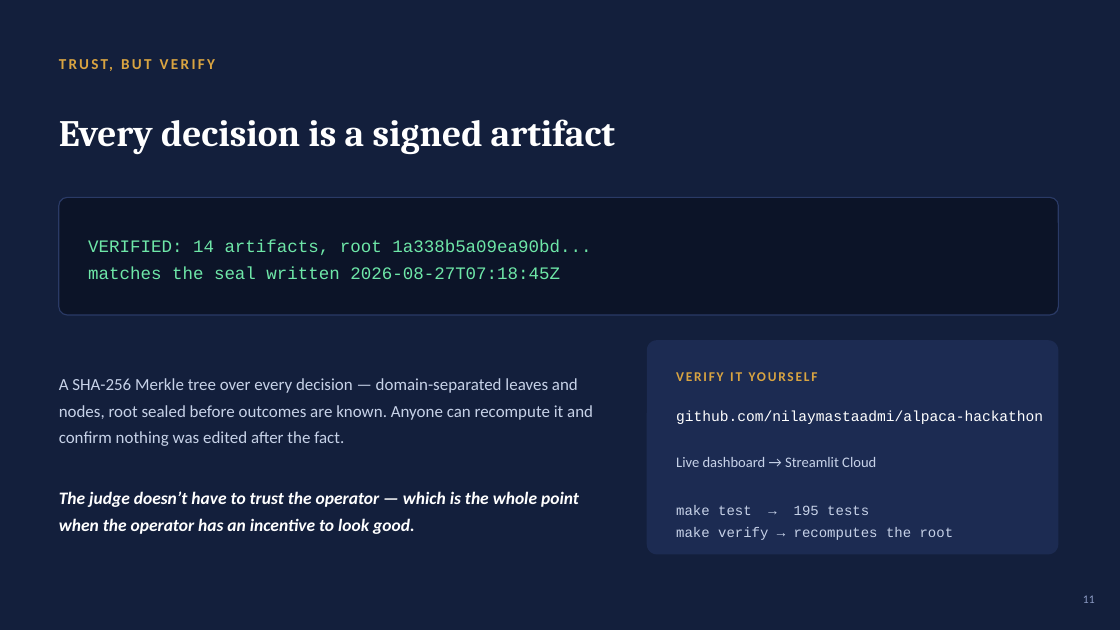
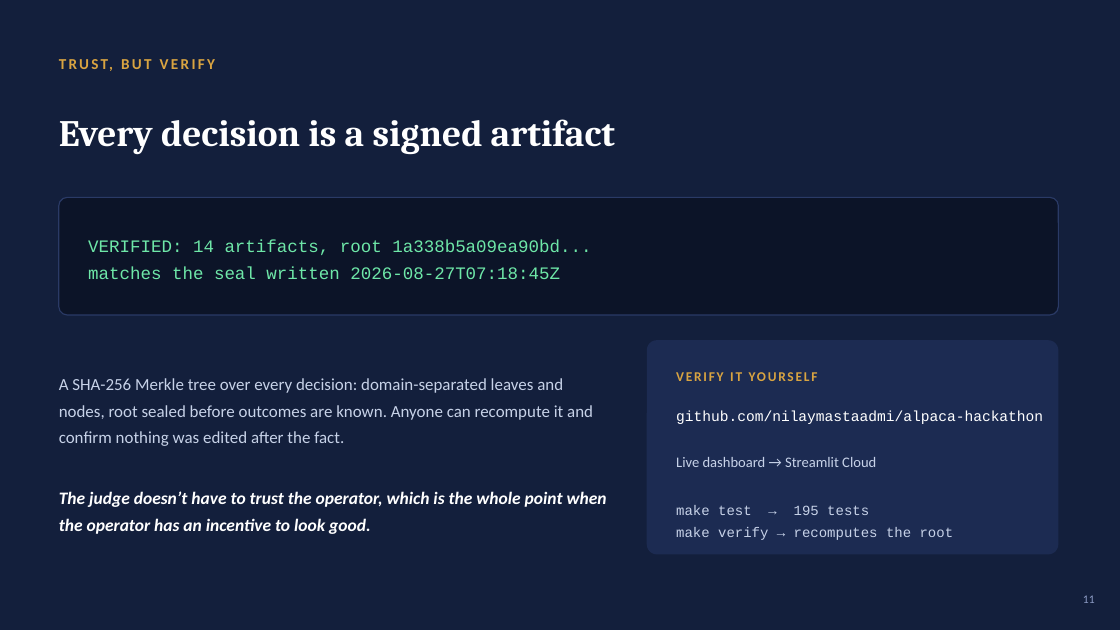
Before and after one commit to nilaymastaadmi/alpaca-hackathon, a slide deck: slide 11 of presentation/slides_draft.pptx. Drawn at 1120x630 pixels with LibreOffice and Linux fonts; fonts in the diff are those of the drawing. Boxes give left, top, right and bottom in pixels: in the first picture for what was removed or moved away, otherwise in the second. Text is boxed around its words. In the diff, an @@ line names an element or a change of style, - is before the commit and + after.

```diff
--- a/presentation/slides_draft.pptx
+++ b/presentation/slides_draft.pptx
@@ text at [59,378,593,446]: text changed @@
-A SHA-256 Merkle tree over every decision — domain-separated leaves and nodes, root sealed before outcomes are known. Anyone can recompute it and confirm nothing was edited after the fact.
+A SHA-256 Merkle tree over every decision: domain-separated leaves and nodes, root sealed before outcomes are known. Anyone can recompute it and confirm nothing was edited after the fact.
@@ text at [59,491,607,534]: text changed @@
-The judge doesn’t have to trust the operator — which is the whole point when the operator has an incentive to look good.
+The judge doesn’t have to trust the operator, which is the whole point when the operator has an incentive to look good.
```
Also in this commit, not shown: 13 other slides changed, 2 other files.
